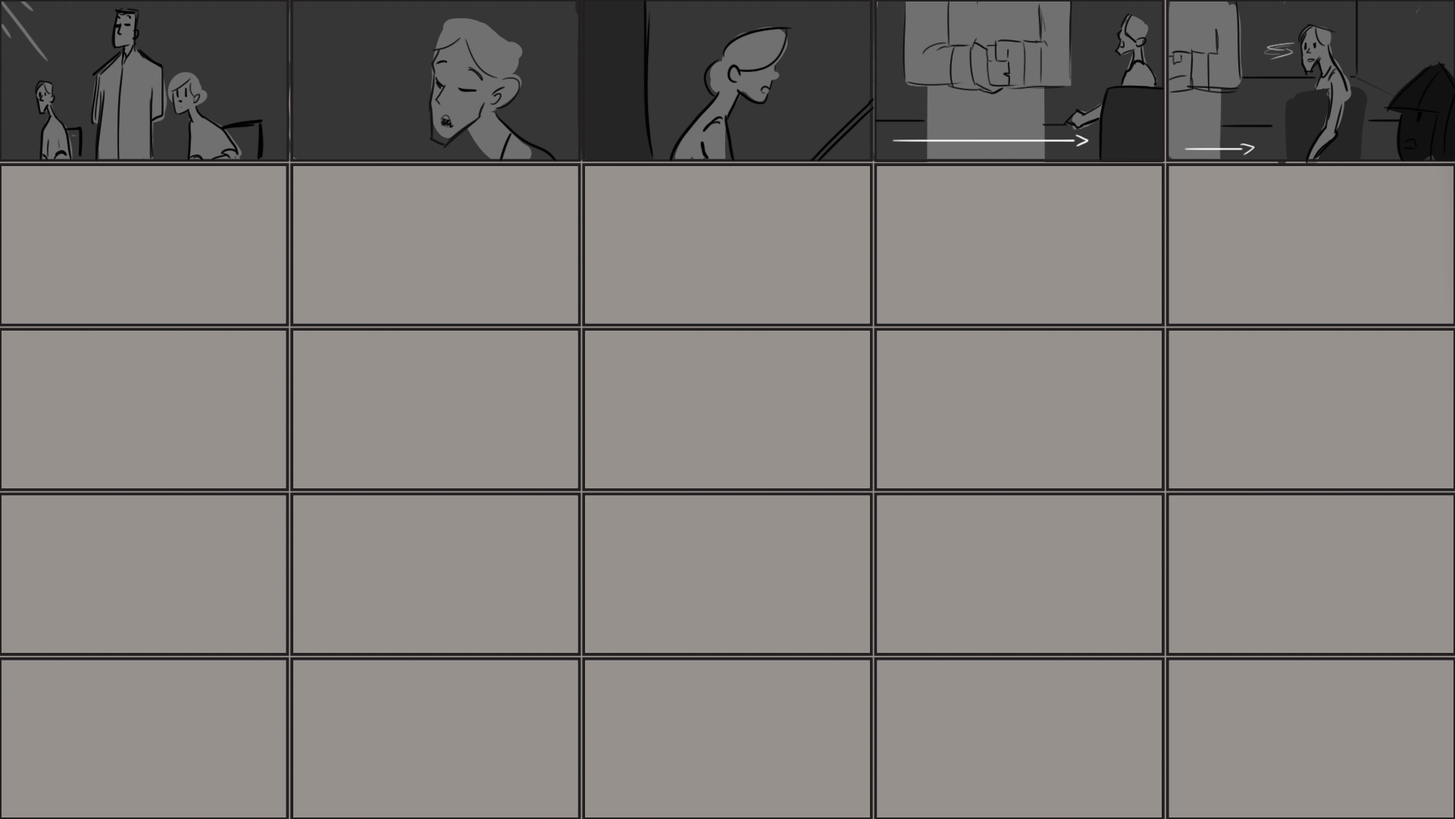
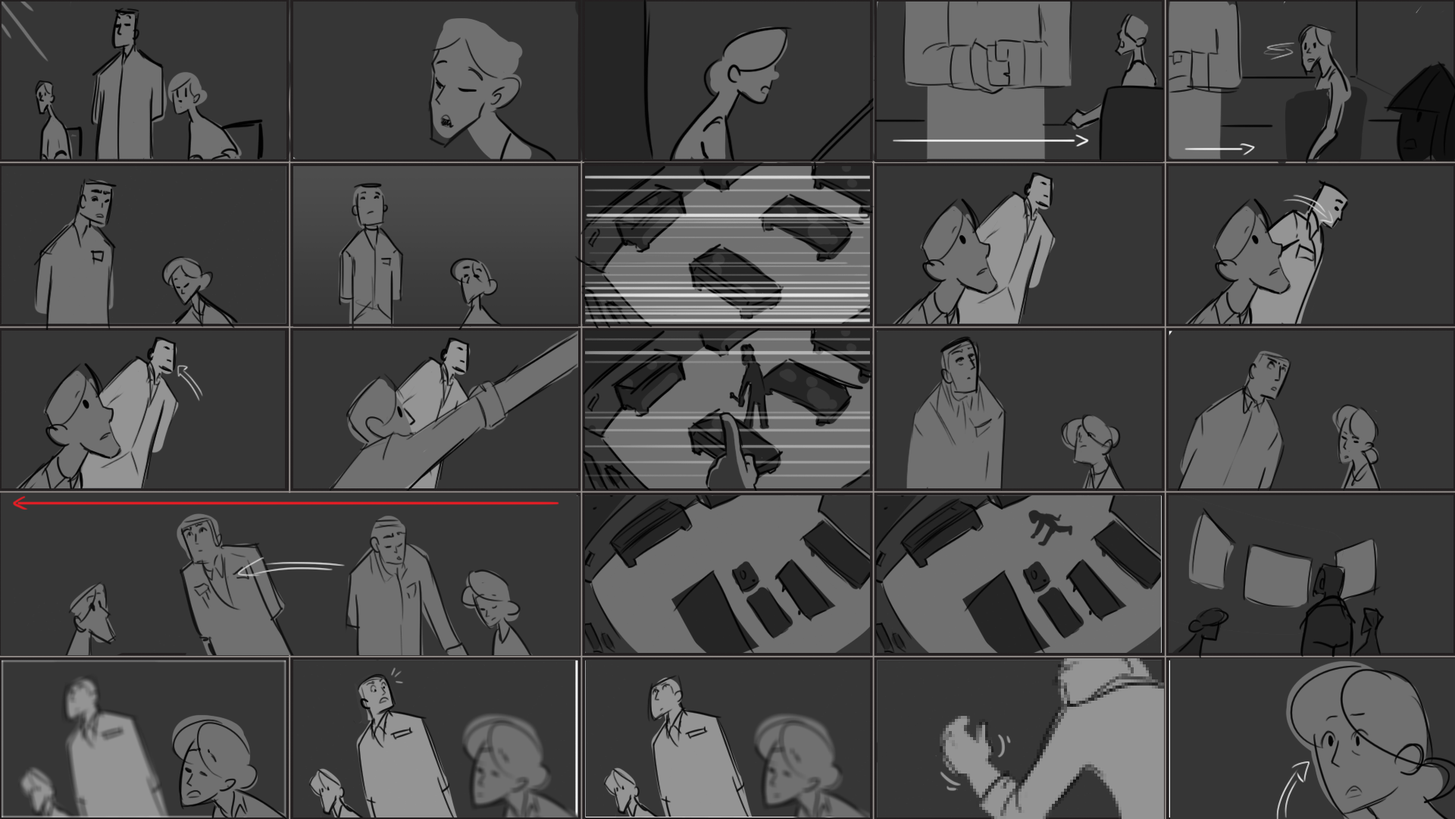
Two versions of the same layered image (1455x819). Layer-by-layer changes:
renamed "Thumbnials" to "Layer 5", moved it above "Grid", painted on it over [0, 1, 1455, 819]
hid "Grid" over [0, 1, 1455, 819]
